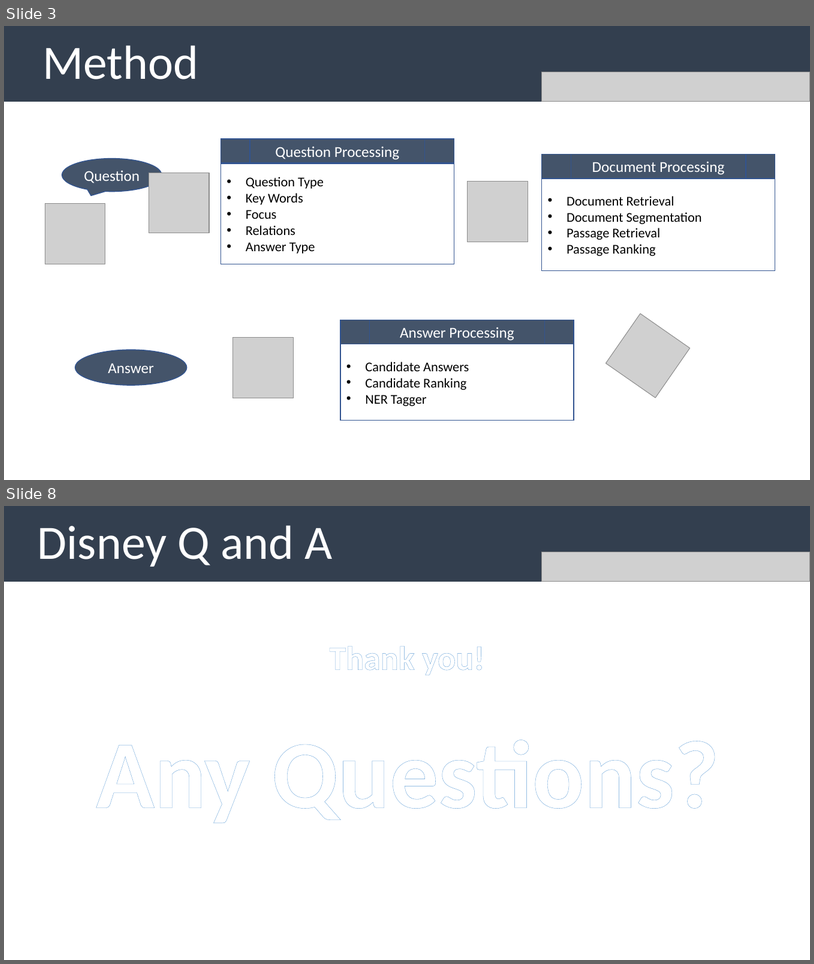
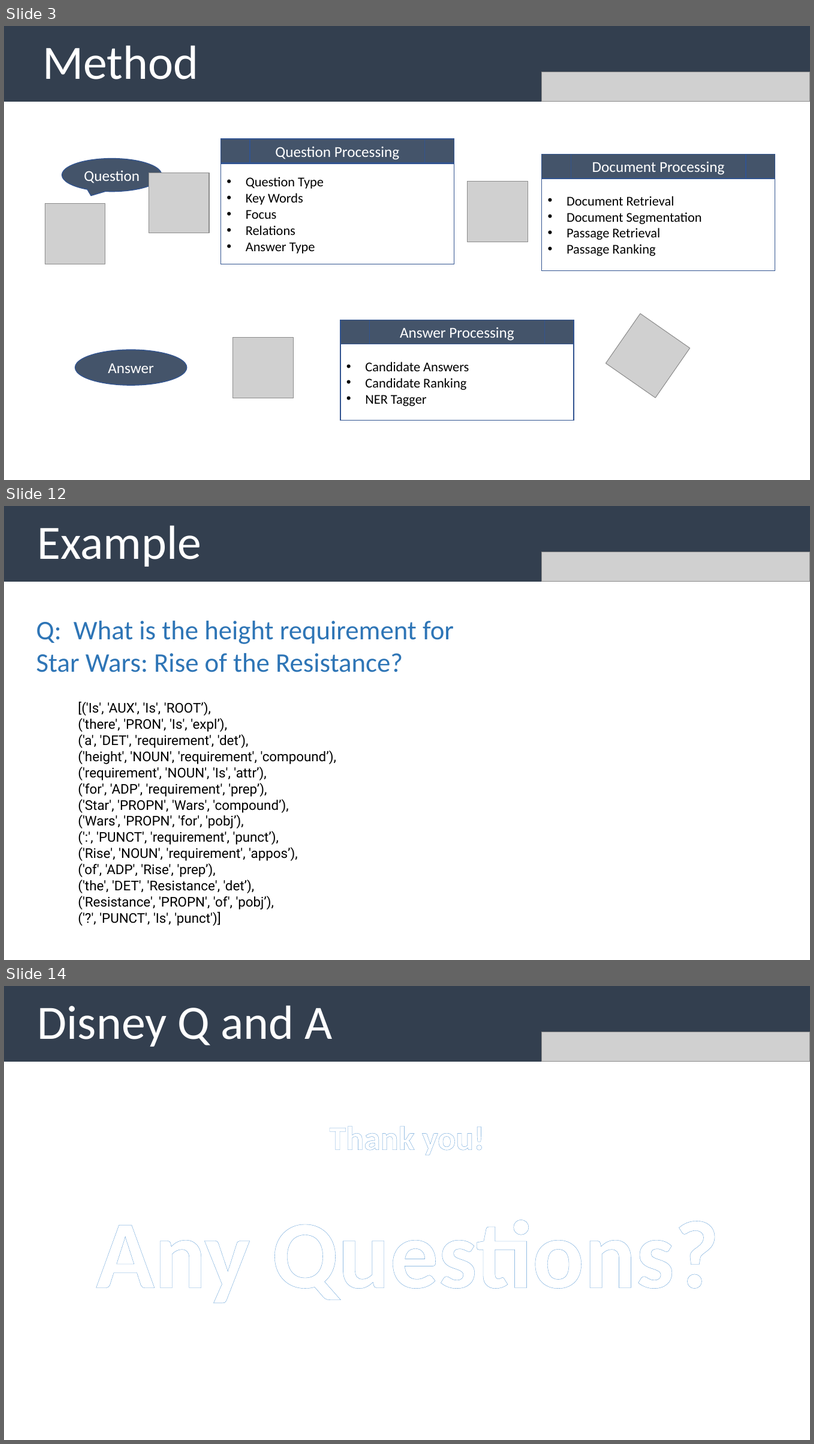
Before and after one commit to uabinf/nlp-group-project-fall-2020-disneyqanda, a slide deck: disneyqanda.pptx. Shown one above the other, each under a label of ours: slides 3 and 8 before the commit, slides 3, 12 and 14 after it; the slides between them are not shown. The pictures are 814x964 and 814x1444 pixels, drawn with LibreOffice and Linux fonts; fonts in the diff are those of the drawing; grey boxes stand for pictures. Boxes give left, top, right and bottom in pixels: in the first picture for what was removed or moved away, otherwise in the second. Text is boxed around its words. In the diff, an @@ line names an element or a change of style, - is before the commit and + after.

```diff
--- a/disneyqanda.pptx
+++ b/disneyqanda.pptx
@@ slide 12 added at [4,506,810,960], background #FFFFFF @@
@@ rectangle added at [4,506,810,582], fill #333F50, 57 pt, text #FFFFFF @@
+Example
@@ picture added at [542,552,810,582] @@
@@ text added at [36,621,454,672], 32 pt, text #2E75B6 @@
+Q: What is the height requirement for
+Star Wars: Rise of the Resistance?
@@ text added at [78,701,336,925], 16 pt, text #000000 @@
+[('Is', 'AUX', 'Is', 'ROOT’),
+('there', 'PRON', 'Is', 'expl’),
+('a', 'DET', 'requirement', 'det’),
+('height', 'NOUN', 'requirement', 'compound’),
+('requirement', 'NOUN', 'Is', 'attr’),
+('for', 'ADP', 'requirement', 'prep’),
+('Star', 'PROPN', 'Wars', 'compound’),
+('Wars', 'PROPN', 'for', 'pobj’),
+(':', 'PUNCT', 'requirement', 'punct’),
+('Rise', 'NOUN', 'requirement', 'appos’),
+('of', 'ADP', 'Rise', 'prep’),
+('the', 'DET', 'Resistance', 'det’),
+('Resistance', 'PROPN', 'of', 'pobj’),
+('?', 'PUNCT', 'Is', 'punct')]
@@ what was slide 8 is now slide 14 @@
```
Also in this commit, not shown: 5 slides changed, 5 other slides added.
